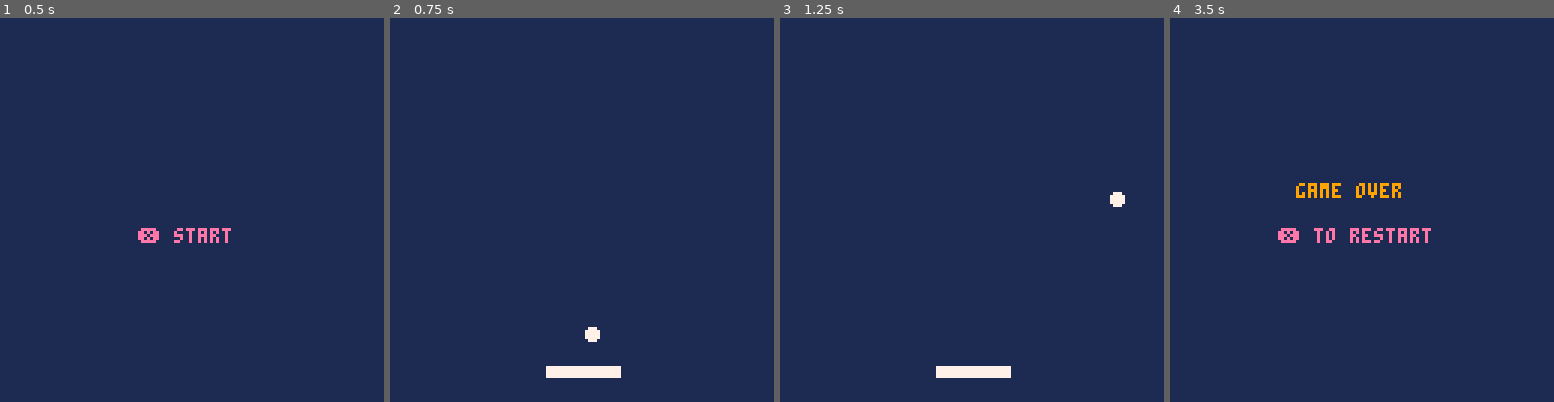
Above: before the commit, frames 1-4 (left to right).
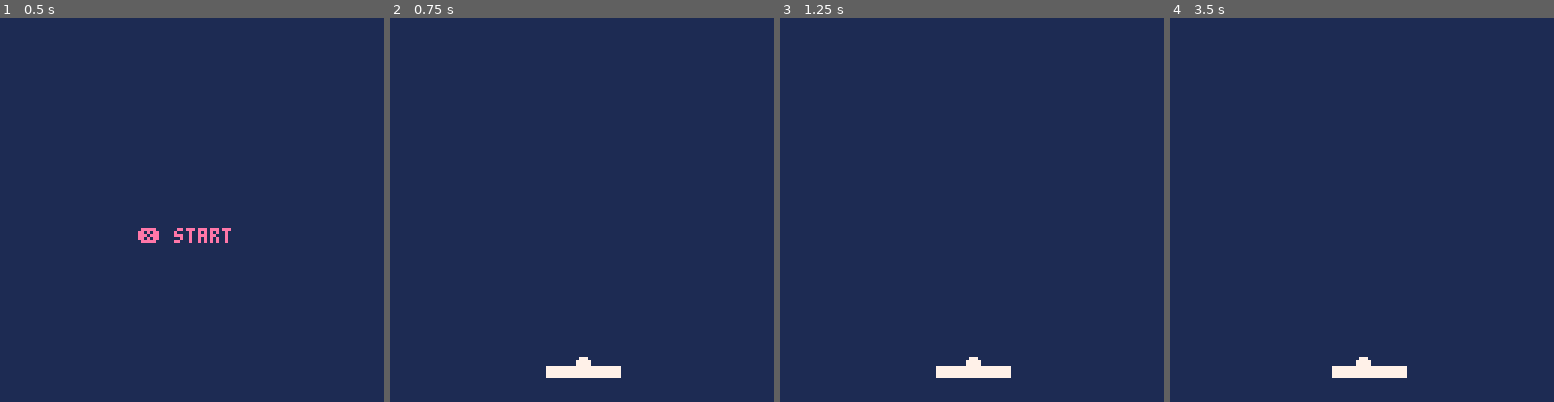
Above: after the commit, the same moments.

Repository: jxnprince/pico-8-experiments
Game: PICO-8 cartridge carts/breakout/breakout.p8
Two runs of this game, one before a commit and one after it. Both use one fixed random seed, a clock stepped at 60 frames per second and the inputs below.
Inputs:
- Up to frame 1 (0.5 s): tap X (X key) at 0.33 s
- Up to frame 2 (0.75 s): tap O (Z key) at 0.7 s
- Up to frame 3 (1.25 s): tap X (X key) at 1.07 s
- Up to frame 4 (3.5 s): hold Right 1.6-2.1 s; tap O (Z key) every 0.4 s from 1.7 to 3.3 s; tap X (X key) at 1.85, 2.97 s; hold Up 2.15-2.42 s; hold Right 2.47-3.03 s; hold Left from 3.08 s (still down)

Frame 1 is identical in both runs. In frame 2, 0.2% of the frame differs, in the area x 48-55%, y 80-91%; in frame 3, 0.2%; in frame 4, 1.9%, in the area x 28-68%, y 42-94%.

Commit message:
Small cleanup

Diff:
--- a/carts/breakout/breakout.p8
+++ b/carts/breakout/breakout.p8
@@ -1,7 +1,10 @@
 pico-8 cartridge // http://www.pico-8.com
 version 43
+__lua__
 
-__lua__
+--> Baseline
+
+-- global state: current screen/phase
 function _init()
   btn_left  = 0
   btn_right = 1
@@ -16,7 +19,7 @@
   mode = "start"
 end
 
-
+-- routes update to current mode each frame
 function _update60()
   update_input()
   if mode == "start" then
@@ -28,7 +31,7 @@
   end
 end
 
-
+-- clears screen and routes draw to current mode
 function _draw()
   cls(1)
   if mode == "start" then
@@ -40,19 +43,19 @@
   end
 end
 
-
+-- wrapper for future sfx vol control
 function play_sfx(id)
   sfx(id)
 end
 
-
+-- wrapper for future music vol control
 function play_music(id)
   music(id)
 end
 
+--> Input Handling
 
--->8
-
+-- tracks held and just-pressed state for all 6 buttons each frame
 function update_input(p)
   p = p or 0
   input.held = input.held or {}
@@ -64,19 +67,17 @@
   end
 end
 
-
+-- true while button is held
 function btn_held(b)
   return input.held[b]
 end
 
-
+-- true only on the frame the button was first pressed
 function btn_pressed(b)
   return input.pressed[b]
 end
 
-
--->8
-
+--> START UP
 
 function update_start()
   if btn_pressed(btn_x) then
@@ -85,15 +86,11 @@
   end
 end
 
-
 function draw_start()
-  -- print("breakout", 44, 50, 7)
   print("❎ start", 46, 70, 14)
 end
 
-
--->8
-
+--> GAME OVER
 
 function update_gameover()
   if btn_pressed(btn_x) then
@@ -101,38 +98,41 @@
   end
 end
 
-
 function draw_gameover()
   print("game over", 42, 55, 9)
   print("❎ to restart", 36, 70, 14)
 end
 
-
--->8
-
+--> GAMEPLAY
 
 pw = 24  -- paddle width
 ph = 3   -- paddle height
 br = 2   -- ball radius
 
-
+-- resets all game state, called when starting a new game
 function init_game()
   px = 64 - pw / 2
   py = 116
   bx = 64
-  by = 108
-  bdx = 1.5
-  bdy = -1.5
+  by = 115
+  bdx = 0
+  bdy = 0
+  pbx = bx
+  pby = by
 end
 
-
 function update_game()
+  -- move paddle
   if btn_held(btn_left) then
     px = max(0, px - 2)
   end
   if btn_held(btn_right) then
     px = min(128 - pw, px + 2)
   end
+
+  -- store previous ball position before moving
+  pbx = bx
+  pby = by
 
   bx += bdx
   by += bdy
@@ -151,13 +151,23 @@
     bdy = -bdy
   end
 
-  -- paddle collision
-  if by + br >= py and by + br <= py + ph + abs(bdy)
-  and bx + br >= px and bx - br <= px + pw then
-    by = py - br
-    bdy = -abs(bdy)
-    local hit = (bx - px) / pw  -- 0..1, affects bounce angle
-    bdx = (hit - 0.5) * 4
+  -- paddle collision using previous position to determine approach face
+  local in_x = bx + br >= px and bx - br <= px + pw
+  local in_y = by + br >= py and by - br <= py + ph
+
+  if in_x and in_y then
+    local was_above = pby + br <= py  -- ball approached from above
+    local was_outside_x = pbx + br < px or pbx - br > px + pw  -- ball approached from side
+
+    if was_above then
+      by = py - br
+      bdy = -abs(bdy)
+      -- offset angle based on where ball hit along paddle width
+      local hit = (bx - px) / pw  -- 0..1
+      bdx = (hit - 0.5) * 4
+    elseif was_outside_x then
+      bdx = -bdx
+    end
   end
 
   -- ball lost
